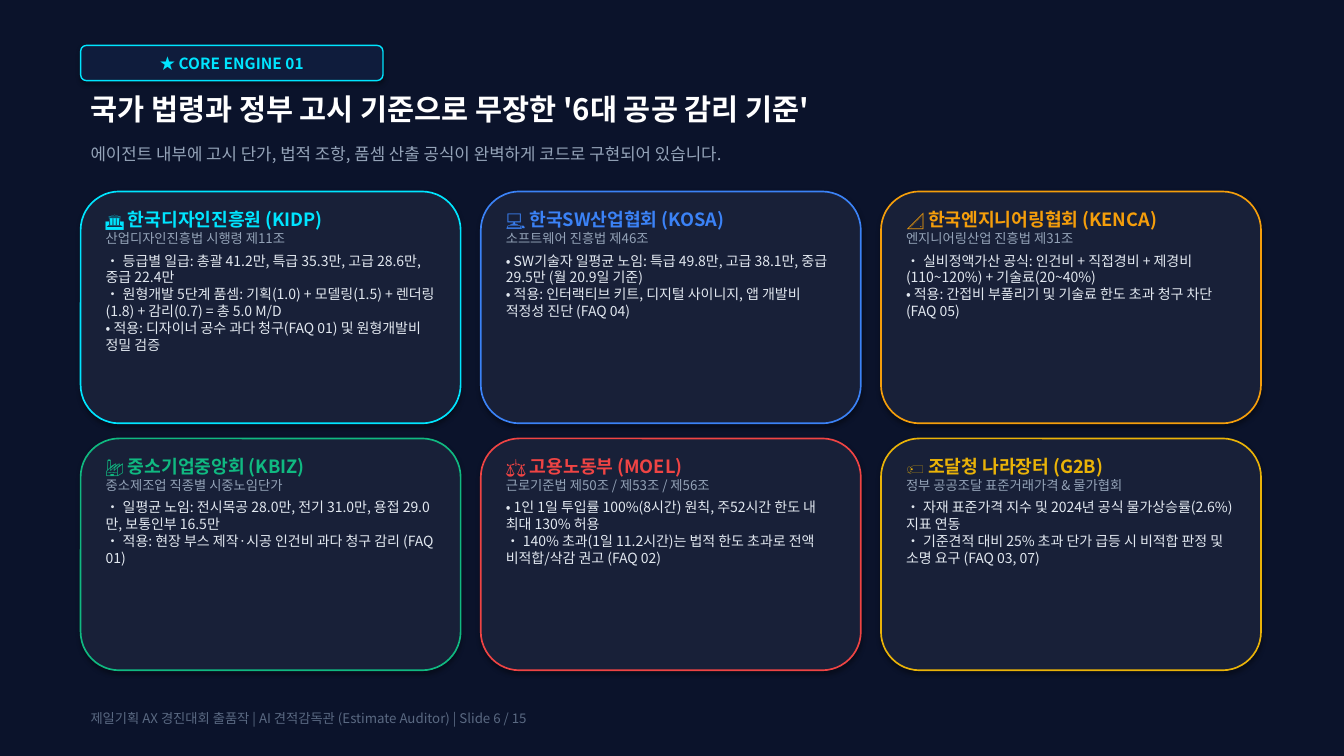
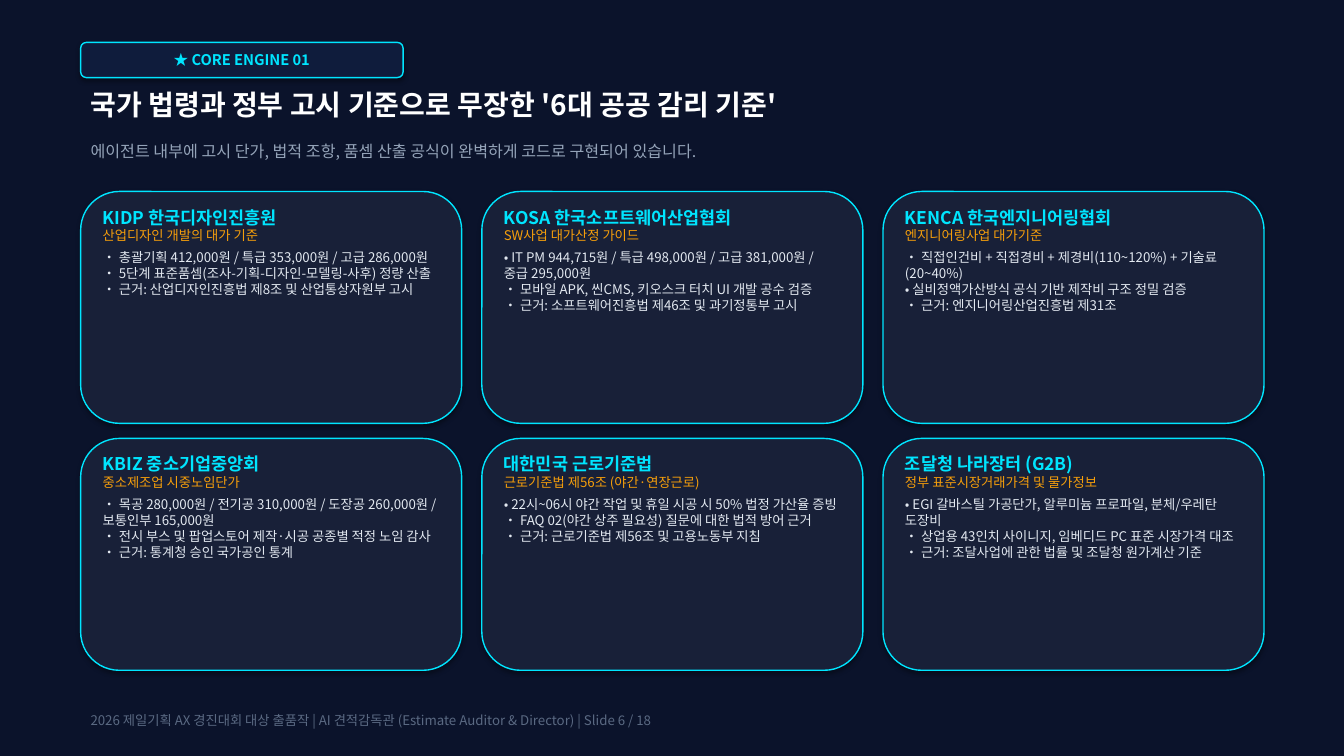
Before and after one commit to designer01jsw-commits/ax-estimate-director, a slide deck: slide 6 of 견적감리관_AX대회_최종발표자료_대상도전.pptx. Drawn at 1344x756 pixels with LibreOffice and Linux fonts; fonts in the diff are those of the drawing. Boxes give left, top, right and bottom in pixels: in the first picture for what was removed or moved away, otherwise in the second. Text is boxed around its words. In the diff, an @@ line names an element or a change of style, - is before the commit and + after.

```diff
--- a/견적감리관_AX대회_최종발표자료_대상도전.pptx
+++ b/견적감리관_AX대회_최종발표자료_대상도전.pptx
@@ rounded rectangle "★ CORE ENGINE 01" resized from (x1=81, y1=45, x2=383, y2=81) to (x1=81, y1=42, x2=403, y2=78) @@
@@ rounded rectangle "★ CORE ENGINE 01" at (x1=81, y1=42, x2=403, y2=78): size 11 to 10.5 pt @@
@@ text "국가 법령과 정부 고시 기준으로 ..." at (x1=91, y1=91, x2=776, y2=118): size 21 to 20 pt @@
@@ text "에이전트 내부에 고시 단가, 법적 ..." at (x1=91, y1=143, x2=697, y2=160): size 12 to 11.5 pt @@
@@ rounded rectangle at (x1=81, y1=192, x2=462, y2=423): outline #00E5FF 1.2 pt to #00E5FF 1 pt @@
@@ text at (x1=103, y1=209, x2=431, y2=295): text changed; size 10 to 9.5 pt @@
-🏛️ 한국디자인진흥원 (KIDP)
-산업디자인진흥법 시행령 제11조
-• 등급별 일급: 총괄 41.2만, 특급 35.3만, 고급 28.6만, 중급 22.4만
-• 원형개발 5단계 품셈: 기획(1.0) + 모델링(1.5) + 렌더링(1.8) + 감리(0.7) = 총 5.0 M/D
-• 적용: 디자이너 공수 과다 청구(FAQ 01) 및 원형개발비 정밀 검증
+KIDP 한국디자인진흥원
+산업디자인 개발의 대가 기준
+• 총괄기획 412,000원 / 특급 353,000원 / 고급 286,000원
+• 5단계 표준품셈(조사-기획-디자인-모델링-사후) 정량 산출
+• 근거: 산업디자인진흥법 제8조 및 산업통상자원부 고시
@@ rounded rectangle at (x1=482, y1=192, x2=863, y2=423): outline #3B82F6 1.2 pt to #00E5FF 1 pt @@
@@ text at (x1=504, y1=209, x2=812, y2=311): text changed; size 10 to 9.5 pt @@
-💻 한국SW산업협회 (KOSA)
-소프트웨어 진흥법 제46조
-• SW기술자 일평균 노임: 특급 49.8만, 고급 38.1만, 중급 29.5만 (월 20.9일 기준)
-• 적용: 인터랙티브 키트, 디지털 사이니지, 앱 개발비 적정성 진단 (FAQ 04)
+KOSA 한국소프트웨어산업협회
+SW사업 대가산정 가이드
+• IT PM 944,715원 / 특급 498,000원 / 고급 381,000원 / 중급 295,000원
+• 모바일 APK, 씬CMS, 키오스크 터치 UI 개발 공수 검증
+• 근거: 소프트웨어진흥법 제46조 및 과기정통부 고시
@@ rounded rectangle at (x1=883, y1=192, x2=1264, y2=423): outline #F59E0B 1.2 pt to #00E5FF 1 pt @@
@@ text at (x1=905, y1=209, x2=1218, y2=311): text changed; size 10 to 9.5 pt @@
-📐 한국엔지니어링협회 (KENCA)
-엔지니어링산업 진흥법 제31조
-• 실비정액가산 공식: 인건비 + 직접경비 + 제경비(110~120%) + 기술료(20~40%)
-• 적용: 간접비 부풀리기 및 기술료 한도 초과 청구 차단 (FAQ 05)
+KENCA 한국엔지니어링협회
+엔지니어링사업 대가기준
+• 직접인건비 + 직접경비 + 제경비(110~120%) + 기술료(20~40%)
+• 실비정액가산방식 공식 기반 제작비 구조 정밀 검증
+• 근거: 엔지니어링산업진흥법 제31조
@@ rounded rectangle at (x1=81, y1=439, x2=462, y2=670): outline #10B981 1.2 pt to #00E5FF 1 pt @@
@@ rounded rectangle at (x1=482, y1=439, x2=863, y2=670): outline #EF4444 1.2 pt to #00E5FF 1 pt @@
@@ rounded rectangle at (x1=883, y1=439, x2=1264, y2=670): outline #EAB308 1.2 pt to #00E5FF 1 pt @@
@@ text at (x1=103, y1=455, x2=430, y2=558): text changed; size 10 to 9.5 pt @@
-🏭 중소기업중앙회 (KBIZ)
-중소제조업 직종별 시중노임단가
-• 일평균 노임: 전시목공 28.0만, 전기 31.0만, 용접 29.0만, 보통인부 16.5만
-• 적용: 현장 부스 제작·시공 인건비 과다 청구 감리 (FAQ 01)
+KBIZ 중소기업중앙회
+중소제조업 시중노임단가
+• 목공 280,000원 / 전기공 310,000원 / 도장공 260,000원 / 보통인부 165,000원
+• 전시 부스 및 팝업스토어 제작·시공 공종별 적정 노임 감사
+• 근거: 통계청 승인 국가공인 통계
@@ text at (x1=504, y1=455, x2=836, y2=542): text changed; size 10 to 9.5 pt @@
-⚖️ 고용노동부 (MOEL)
-근로기준법 제50조 / 제53조 / 제56조
-• 1인 1일 투입률 100%(8시간) 원칙, 주52시간 한도 내 최대 130% 허용
-• 140% 초과(1일 11.2시간)는 법적 한도 초과로 전액 비적합/삭감 권고 (FAQ 02)
+대한민국 근로기준법
+근로기준법 제56조 (야간·연장근로)
+• 22시~06시 야간 작업 및 휴일 시공 시 50% 법정 가산율 증빙
+• FAQ 02(야간 상주 필요성) 질문에 대한 법적 방어 근거
+• 근거: 근로기준법 제56조 및 고용노동부 지침
@@ text at (x1=905, y1=455, x2=1233, y2=558): text changed; size 10 to 9.5 pt @@
-🏷️ 조달청 나라장터 (G2B)
-정부 공공조달 표준거래가격 & 물가협회
-• 자재 표준가격 지수 및 2024년 공식 물가상승률(2.6%) 지표 연동
-• 기준견적 대비 25% 초과 단가 급등 시 비적합 판정 및 소명 요구 (FAQ 03, 07)
+조달청 나라장터 (G2B)
+정부 표준시장거래가격 및 물가정보
+• EGI 갈바스틸 가공단가, 알루미늄 프로파일, 분체/우레탄 도장비
+• 상업용 43인치 사이니지, 임베디드 PC 표준 시장가격 대조
+• 근거: 조달사업에 관한 법률 및 조달청 원가계산 기준
@@ text at (x1=91, y1=714, x2=651, y2=727): text changed @@
-제일기획 AX 경진대회 출품작 | AI 견적감독관 (Estimate Auditor) | Slide 6 / 15
+2026 제일기획 AX 경진대회 대상 출품작 | AI 견적감독관 (Estimate Auditor & Director) | Slide 6 / 18
```
Also in this commit, not shown: 11 other slides changed, 6 slides added, 3 slides removed, 3 other files.
